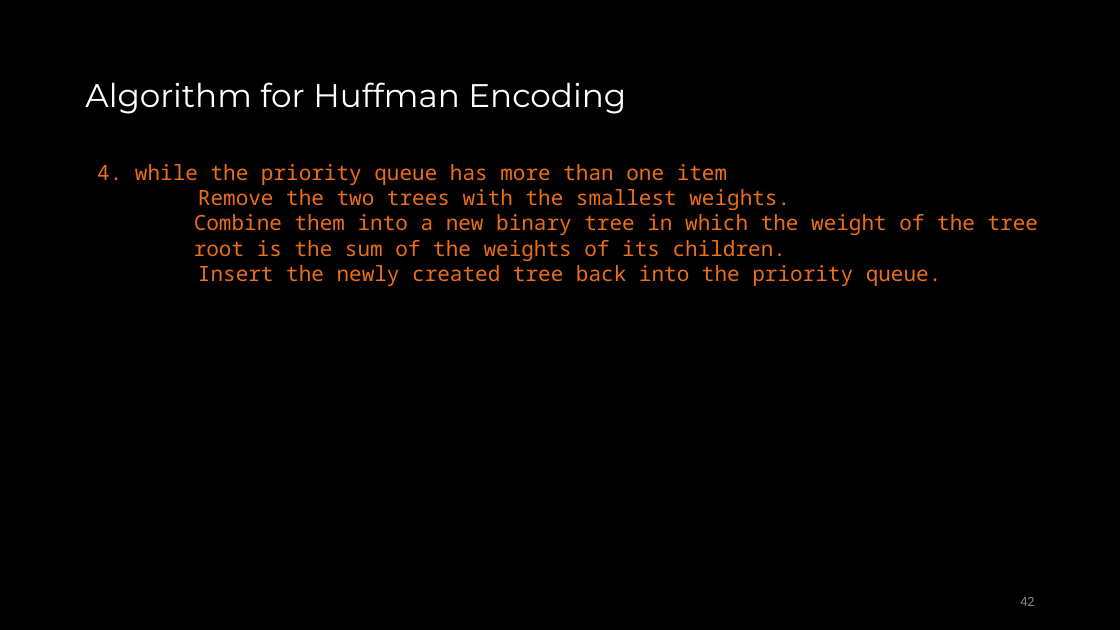
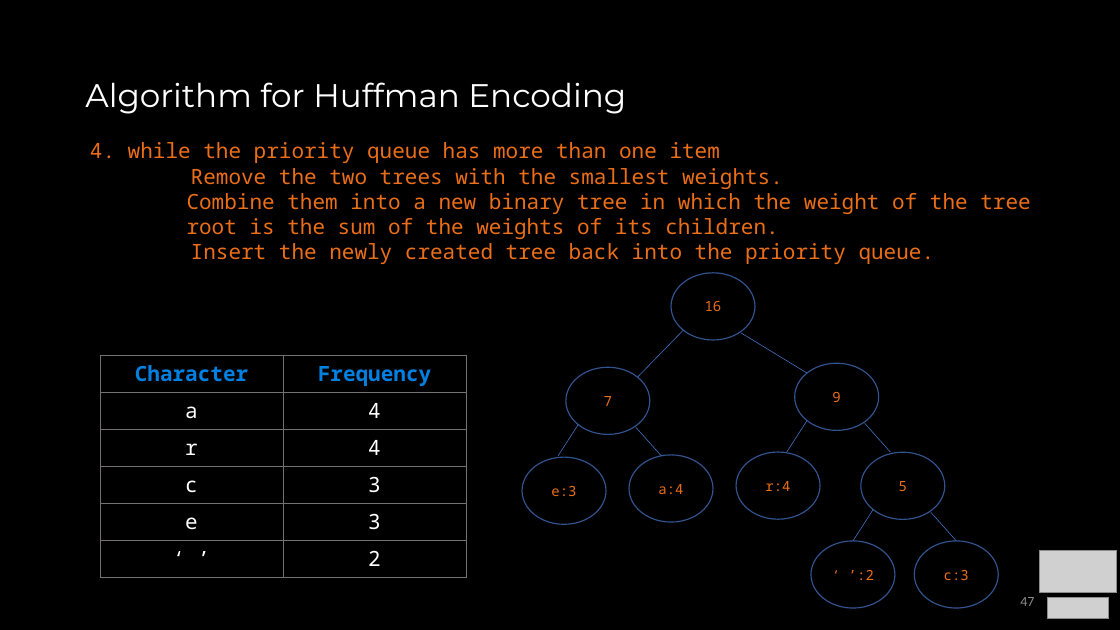
Before and after one commit to COP3530/Instructional-Content, a slide deck: slide 47 of Slides/Slides-PPT/Exam 2 - Review A.pptx (slide 42 before the commit). Drawn at 1120x630 pixels with LibreOffice and Linux fonts; fonts in the diff are those of the drawing; grey boxes stand for pictures. Boxes give left, top, right and bottom in pixels: in the first picture for what was removed or moved away, otherwise in the second. Text is boxed around its words. In the diff, an @@ line names an element or a change of style, - is before the commit and + after.

```diff
--- a/Slides/Slides-PPT/Exam 2 - Review A.pptx
+++ b/Slides/Slides-PPT/Exam 2 - Review A.pptx
@@ text "4. while the priority queue ...": place and size @@
-text "4. while the priority queue ..." at (97, 164, 1038, 286)
+text "4. while the priority queue ..." at (90, 142, 1030, 264)
@@ ellipse added at (671, 273, 755, 340), outline #325491 1 pt, 12 pt, text #EB6E19 @@
+16
@@ table added at (100, 355, 466, 570), 6 rows, 2 columns @@
+Character | Frequency
+a | 4
+r | 4
+c | 3
+e | 3
+‘ ’ | 2
@@ line added from (684, 330) to (638, 377), #4472C4 0.5 pt @@
@@ line added from (741, 333) to (807, 373), #4472C4 0.5 pt @@
@@ group added at (522, 367, 713, 524): 3 ellipses, 2 lines @@
+e:3
+a:4
+7
@@ group added at (736, 363, 998, 608): 5 ellipses, 4 lines @@
+r:4
+‘ ’:2
+c:3
+5
+9
@@ picture added at (1040, 550, 1117, 593) @@
@@ page number at (1020, 597, 1034, 606): text changed @@
-42
+47
@@ picture added at (1048, 597, 1109, 619) @@
```
Also in this commit, not shown: 30 other slides changed, 8 slides added, 1 slide removed, 8 other files.
